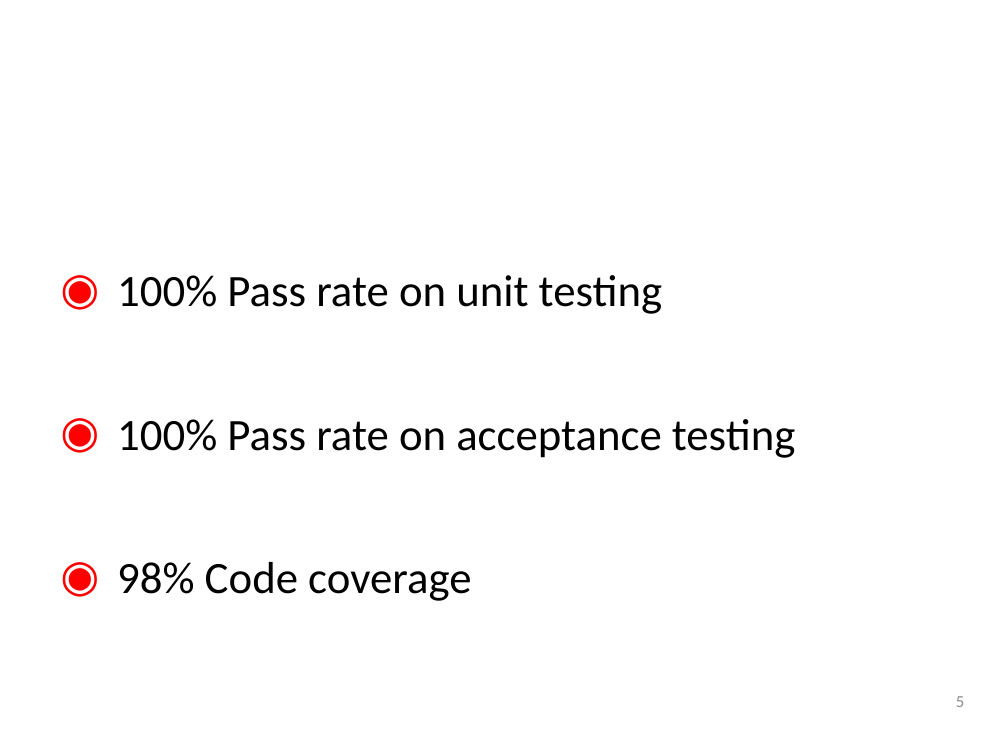
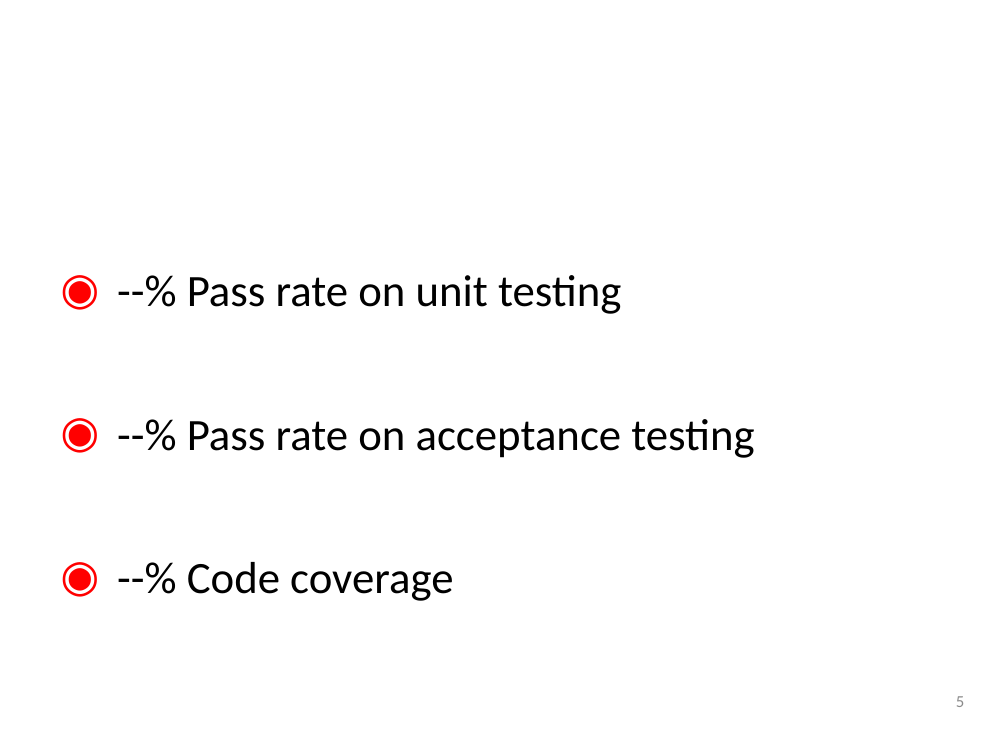
Before and after one commit to SpacemanRiff/spring-semester-project, a slide deck: slide 5 of resources/PowerPoints/Product Release.pptx. Drawn at 1008x756 pixels with LibreOffice and Linux fonts; fonts in the diff are those of the drawing; background and template pictures are left out. Boxes give left, top, right and bottom in pixels: in the first picture for what was removed or moved away, otherwise in the second. Text is boxed around its words. In the diff, an @@ line names an element or a change of style, - is before the commit and + after.

```diff
--- a/resources/PowerPoints/Product Release.pptx
+++ b/resources/PowerPoints/Product Release.pptx
@@ text at (187,275,754,601): text changed @@
-◉ 100% Pass rate on unit testing
-◉ 100% Pass rate on acceptance testing
-◉ 98% Code coverage
+◉ --% Pass rate on unit testing
+◉ --% Pass rate on acceptance testing
+◉ --% Code coverage
```
Also in this commit, not shown: 2 other slides changed, 8 slides added, 2 slides removed, 1 other file.
